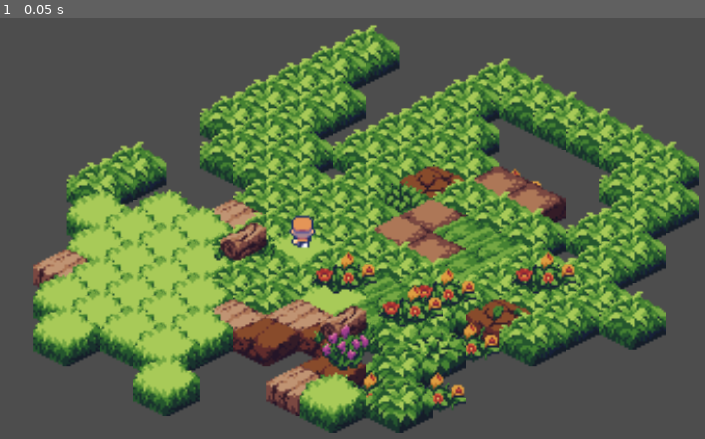
Above: before the commit, frame 1.
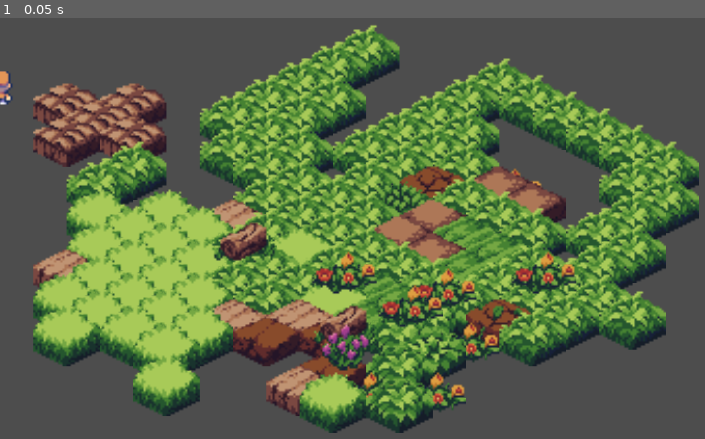
Above: after the commit, the same moment.

Repository: Luithais/learn2learn
Game: Godot game, scene res://tile_map_layer.tscn
Same seed, same stepped clock (60 frames per second), same inputs: the game is played once before the commit and once after it.
Inputs:
- Up to frame 1 (0.05 s): no input

The runs differ from the first frame. In frame 1, 3.0% of the frame differs, in the area x 0-45%, y 12-55%.

Commit message:
Sprite movement animations added, but not implemented

Diff:
--- a/movement.gd
+++ b/movement.gd
@@ -9,11 +9,11 @@
 
 # Called every frame. 'delta' is the elapsed time since the previous frame.
 func _process(delta):
-	if Input.is_key_pressed(KEY_W):
+	if Input.is_action_pressed("ui_up"):
 		position.y -= speed * delta
-	if Input.is_key_pressed(KEY_A):
+	if Input.is_action_pressed("ui_left"):
 		position.x -= speed * delta
-	if Input.is_key_pressed(KEY_S):
+	if Input.is_action_pressed("ui_down"):
 		position.y += speed * delta
-	if Input.is_key_pressed(KEY_D):
+	if Input.is_action_pressed("ui_right"):
 		position.x += speed * delta
--- a/player.tscn
+++ b/player.tscn
@@ -1,16 +1,211 @@
-[gd_scene load_steps=3 format=3 uid="uid://6w5eqj4k7aru"]
+[gd_scene load_steps=25 format=3 uid="uid://6w5eqj4k7aru"]
 
 [ext_resource type="Texture2D" uid="uid://cb6mqhuxbq57c" path="res://Small-8-Direction-Characters_by_AxulArt.png" id="1_prpth"]
-[ext_resource type="Script" path="res://movement.gd" id="2_oirei"]
+
+[sub_resource type="AtlasTexture" id="AtlasTexture_c8gj8"]
+atlas = ExtResource("1_prpth")
+region = Rect2(0, 246, 16, 18)
+
+[sub_resource type="AtlasTexture" id="AtlasTexture_dtdjb"]
+atlas = ExtResource("1_prpth")
+region = Rect2(16, 246, 16, 18)
+
+[sub_resource type="AtlasTexture" id="AtlasTexture_qjdap"]
+atlas = ExtResource("1_prpth")
+region = Rect2(32, 246, 16, 18)
+
+[sub_resource type="AtlasTexture" id="AtlasTexture_08184"]
+atlas = ExtResource("1_prpth")
+region = Rect2(48, 246, 16, 18)
+
+[sub_resource type="AtlasTexture" id="AtlasTexture_wx5xl"]
+atlas = ExtResource("1_prpth")
+region = Rect2(64, 246, 16, 18)
+
+[sub_resource type="AtlasTexture" id="AtlasTexture_ctff2"]
+atlas = ExtResource("1_prpth")
+region = Rect2(80, 246, 16, 18)
+
+[sub_resource type="AtlasTexture" id="AtlasTexture_oonft"]
+atlas = ExtResource("1_prpth")
+region = Rect2(96, 246, 16, 18)
+
+[sub_resource type="AtlasTexture" id="AtlasTexture_n7m81"]
+atlas = ExtResource("1_prpth")
+region = Rect2(112, 246, 16, 18)
+
+[sub_resource type="AtlasTexture" id="AtlasTexture_as23d"]
+atlas = ExtResource("1_prpth")
+region = Rect2(32, 222, 16, 18)
+
+[sub_resource type="AtlasTexture" id="AtlasTexture_h4cp4"]
+atlas = ExtResource("1_prpth")
+region = Rect2(32, 270, 16, 18)
+
+[sub_resource type="AtlasTexture" id="AtlasTexture_0cfyy"]
+atlas = ExtResource("1_prpth")
+region = Rect2(0, 222, 16, 18)
+
+[sub_resource type="AtlasTexture" id="AtlasTexture_g2bay"]
+atlas = ExtResource("1_prpth")
+region = Rect2(0, 270, 16, 18)
+
+[sub_resource type="AtlasTexture" id="AtlasTexture_5xau0"]
+atlas = ExtResource("1_prpth")
+region = Rect2(16, 222, 16, 18)
+
+[sub_resource type="AtlasTexture" id="AtlasTexture_xub58"]
+atlas = ExtResource("1_prpth")
+region = Rect2(16, 270, 16, 18)
+
+[sub_resource type="AtlasTexture" id="AtlasTexture_h72h6"]
+atlas = ExtResource("1_prpth")
+region = Rect2(112, 222, 16, 18)
+
+[sub_resource type="AtlasTexture" id="AtlasTexture_jfuho"]
+atlas = ExtResource("1_prpth")
+region = Rect2(112, 270, 16, 18)
+
+[sub_resource type="AtlasTexture" id="AtlasTexture_mse71"]
+atlas = ExtResource("1_prpth")
+region = Rect2(64, 222, 16, 18)
+
+[sub_resource type="AtlasTexture" id="AtlasTexture_6f40d"]
+atlas = ExtResource("1_prpth")
+region = Rect2(64, 270, 16, 18)
+
+[sub_resource type="AtlasTexture" id="AtlasTexture_qjr2l"]
+atlas = ExtResource("1_prpth")
+region = Rect2(48, 222, 16, 18)
+
+[sub_resource type="AtlasTexture" id="AtlasTexture_dpbe6"]
+atlas = ExtResource("1_prpth")
+region = Rect2(48, 270, 16, 18)
+
+[sub_resource type="AtlasTexture" id="AtlasTexture_6ywv4"]
+atlas = ExtResource("1_prpth")
+region = Rect2(80, 222, 16, 18)
+
+[sub_resource type="AtlasTexture" id="AtlasTexture_124l6"]
+atlas = ExtResource("1_prpth")
+region = Rect2(80, 270, 16, 18)
+
+[sub_resource type="SpriteFrames" id="SpriteFrames_suofq"]
+animations = [{
+"frames": [{
+"duration": 1.0,
+"texture": SubResource("AtlasTexture_c8gj8")
+}, {
+"duration": 1.0,
+"texture": SubResource("AtlasTexture_dtdjb")
+}, {
+"duration": 1.0,
+"texture": SubResource("AtlasTexture_qjdap")
+}, {
+"duration": 1.0,
+"texture": SubResource("AtlasTexture_08184")
+}, {
+"duration": 1.0,
+"texture": SubResource("AtlasTexture_wx5xl")
+}, {
+"duration": 1.0,
+"texture": SubResource("AtlasTexture_ctff2")
+}, {
+"duration": 1.0,
+"texture": SubResource("AtlasTexture_oonft")
+}, {
+"duration": 1.0,
+"texture": SubResource("AtlasTexture_n7m81")
+}],
+"loop": true,
+"name": &"idle",
+"speed": 5.0
+}, {
+"frames": [{
+"duration": 1.0,
+"texture": SubResource("AtlasTexture_as23d")
+}, {
+"duration": 1.0,
+"texture": SubResource("AtlasTexture_h4cp4")
+}],
+"loop": true,
+"name": &"runE",
+"speed": 5.0
+}, {
+"frames": [{
+"duration": 1.0,
+"texture": SubResource("AtlasTexture_0cfyy")
+}, {
+"duration": 1.0,
+"texture": SubResource("AtlasTexture_g2bay")
+}],
+"loop": true,
+"name": &"runN",
+"speed": 5.0
+}, {
+"frames": [{
+"duration": 1.0,
+"texture": SubResource("AtlasTexture_5xau0")
+}, {
+"duration": 1.0,
+"texture": SubResource("AtlasTexture_xub58")
+}],
+"loop": true,
+"name": &"runNE",
+"speed": 5.0
+}, {
+"frames": [{
+"duration": 1.0,
+"texture": SubResource("AtlasTexture_h72h6")
+}, {
+"duration": 1.0,
+"texture": SubResource("AtlasTexture_jfuho")
+}],
+"loop": true,
+"name": &"runNW",
+"speed": 5.0
+}, {
+"frames": [{
+"duration": 1.0,
+"texture": SubResource("AtlasTexture_mse71")
+}, {
+"duration": 1.0,
+"texture": SubResource("AtlasTexture_6f40d")
+}],
+"loop": true,
+"name": &"runS",
+"speed": 5.0
+}, {
+"frames": [{
+"duration": 1.0,
+"texture": SubResource("AtlasTexture_qjr2l")
+}, {
+"duration": 1.0,
+"texture": SubResource("AtlasTexture_dpbe6")
+}],
+"loop": true,
+"name": &"runSE",
+"speed": 5.0
+}, {
+"frames": [{
+"duration": 1.0,
+"texture": SubResource("AtlasTexture_6ywv4")
+}, {
+"duration": 1.0,
+"texture": SubResource("AtlasTexture_124l6")
+}],
+"loop": true,
+"name": &"runSW",
+"speed": 5.0
+}, {
+"frames": [],
+"loop": true,
+"name": &"runW",
+"speed": 5.0
+}]
 
 [node name="Player" type="Node2D"]
 
-[node name="Sprite2D" type="Sprite2D" parent="."]
-position = Vector2(145.75, 71.5)
-scale = Vector2(0.966667, 0.954545)
-texture = ExtResource("1_prpth")
-hframes = 8
-vframes = 3
-region_enabled = true
-region_rect = Rect2(-0.0377808, 220.161, 127.357, 67.2692)
-script = ExtResource("2_oirei")
+[node name="AnimatedSprite2D" type="AnimatedSprite2D" parent="."]
+sprite_frames = SubResource("SpriteFrames_suofq")
+animation = &"idle"
--- a/project.godot
+++ b/project.godot
@@ -14,3 +14,38 @@
 run/main_scene="res://tile_map_layer.tscn"
 config/features=PackedStringArray("4.3", "Forward Plus")
 config/icon="res://icon.svg"
+
+[input]
+
+ui_left={
+"deadzone": 0.5,
+"events": [Object(InputEventKey,"resource_local_to_scene":false,"resource_name":"","device":0,"window_id":0,"alt_pressed":false,"shift_pressed":false,"ctrl_pressed":false,"meta_pressed":false,"pressed":false,"keycode":4194319,"physical_keycode":0,"key_label":0,"unicode":0,"location":0,"echo":false,"script":null)
+, Object(InputEventJoypadButton,"resource_local_to_scene":false,"resource_name":"","device":0,"button_index":13,"pressure":0.0,"pressed":false,"script":null)
+, Object(InputEventJoypadMotion,"resource_local_to_scene":false,"resource_name":"","device":0,"axis":0,"axis_value":-1.0,"script":null)
+, Object(InputEventKey,"resource_local_to_scene":false,"resource_name":"","device":-1,"window_id":0,"alt_pressed":false,"shift_pressed":false,"ctrl_pressed":false,"meta_pressed":false,"pressed":false,"keycode":0,"physical_keycode":65,"key_label":0,"unicode":97,"location":0,"echo":false,"script":null)
+]
+}
+ui_right={
+"deadzone": 0.5,
+"events": [Object(InputEventKey,"resource_local_to_scene":false,"resource_name":"","device":0,"window_id":0,"alt_pressed":false,"shift_pressed":false,"ctrl_pressed":false,"meta_pressed":false,"pressed":false,"keycode":4194321,"physical_keycode":0,"key_label":0,"unicode":0,"location":0,"echo":false,"script":null)
+, Object(InputEventJoypadButton,"resource_local_to_scene":false,"resource_name":"","device":0,"button_index":14,"pressure":0.0,"pressed":false,"script":null)
+, Object(InputEventJoypadMotion,"resource_local_to_scene":false,"resource_name":"","device":0,"axis":0,"axis_value":1.0,"script":null)
+, Object(InputEventKey,"resource_local_to_scene":false,"resource_name":"","device":-1,"window_id":0,"alt_pressed":false,"shift_pressed":false,"ctrl_pressed":false,"meta_pressed":false,"pressed":false,"keycode":0,"physical_keycode":68,"key_label":0,"unicode":100,"location":0,"echo":false,"script":null)
+]
+}
+ui_up={
+"deadzone": 0.5,
+"events": [Object(InputEventKey,"resource_local_to_scene":false,"resource_name":"","device":0,"window_id":0,"alt_pressed":false,"shift_pressed":false,"ctrl_pressed":false,"meta_pressed":false,"pressed":false,"keycode":4194320,"physical_keycode":0,"key_label":0,"unicode":0,"location":0,"echo":false,"script":null)
+, Object(InputEventJoypadButton,"resource_local_to_scene":false,"resource_name":"","device":0,"button_index":11,"pressure":0.0,"pressed":false,"script":null)
+, Object(InputEventJoypadMotion,"resource_local_to_scene":false,"resource_name":"","device":0,"axis":1,"axis_value":-1.0,"script":null)
+, Object(InputEventKey,"resource_local_to_scene":false,"resource_name":"","device":-1,"window_id":0,"alt_pressed":false,"shift_pressed":false,"ctrl_pressed":false,"meta_pressed":false,"pressed":false,"keycode":0,"physical_keycode":87,"key_label":0,"unicode":119,"location":0,"echo":false,"script":null)
+]
+}
+ui_down={
+"deadzone": 0.5,
+"events": [Object(InputEventKey,"resource_local_to_scene":false,"resource_name":"","device":0,"window_id":0,"alt_pressed":false,"shift_pressed":false,"ctrl_pressed":false,"meta_pressed":false,"pressed":false,"keycode":4194322,"physical_keycode":0,"key_label":0,"unicode":0,"location":0,"echo":false,"script":null)
+, Object(InputEventJoypadButton,"resource_local_to_scene":false,"resource_name":"","device":0,"button_index":12,"pressure":0.0,"pressed":false,"script":null)
+, Object(InputEventJoypadMotion,"resource_local_to_scene":false,"resource_name":"","device":0,"axis":1,"axis_value":1.0,"script":null)
+, Object(InputEventKey,"resource_local_to_scene":false,"resource_name":"","device":-1,"window_id":0,"alt_pressed":false,"shift_pressed":false,"ctrl_pressed":false,"meta_pressed":false,"pressed":false,"keycode":0,"physical_keycode":83,"key_label":0,"unicode":115,"location":0,"echo":false,"script":null)
+]
+}
--- a/tile_map_layer.tscn
+++ b/tile_map_layer.tscn
@@ -336,12 +336,12 @@
 tile_set = SubResource("TileSet_25aq1")
 
 [node name="Player" parent="." instance=ExtResource("2_ajgq4")]
-y_sort_enabled = true
-position = Vector2(-197, -69)
+z_index = 1
+position = Vector2(-197, -67)
 
 [node name="GroundLayerMap" type="TileMapLayer" parent="."]
 position = Vector2(-5, -14)
-tile_map_data = PackedByteArray("AAAAAP7/AAACAAAAAAAAAP//AAA …(1775 unchanged characters)… AGAAMAAAAEAAcAAAAGAAMAAAADAAcAAAADAAEAAAA=")
+tile_map_data = PackedByteArray("AAAAAP7/AAACAAAAAAAAAP//AAA …(1775 unchanged characters)… AGAAMAAAAEAAcAAAAGAAMAAAADAAcAAAADAAEAAAD4/wEAAAABAAEAAAD4/wIAAAABAAEAAAD4/wMAAAABAAEAAAD5/wIAAAABAAEAAAD3/wIAAAABAAEAAAA=")
 tile_set = SubResource("TileSet_25aq1")
 
 [node name="Camera2D" type="Camera2D" parent="."]
Not shown, added: Wip Isometric Tileset.png.import
